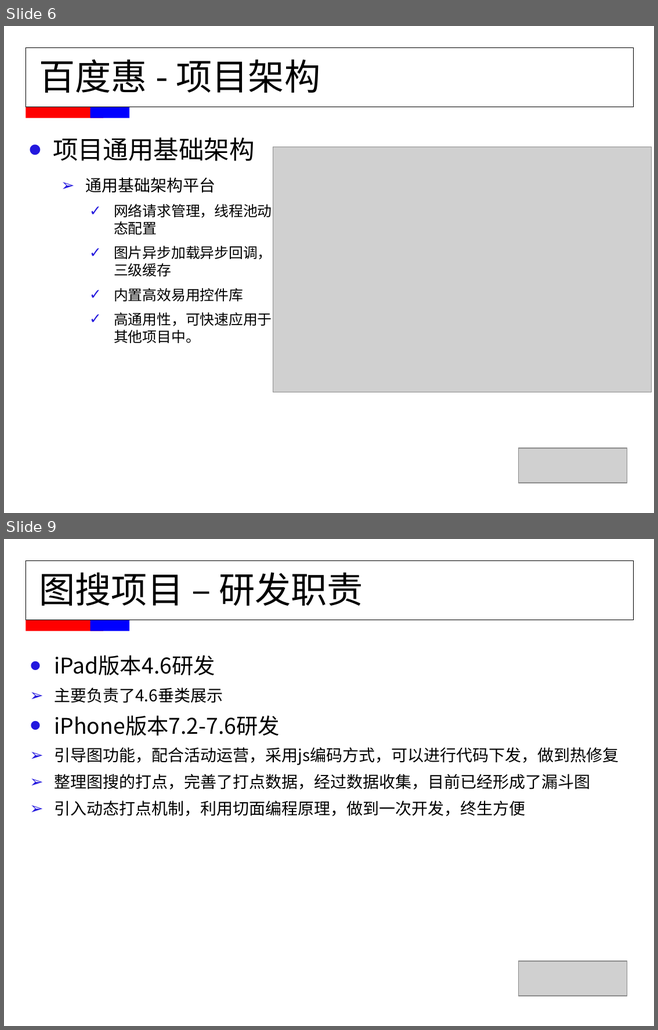
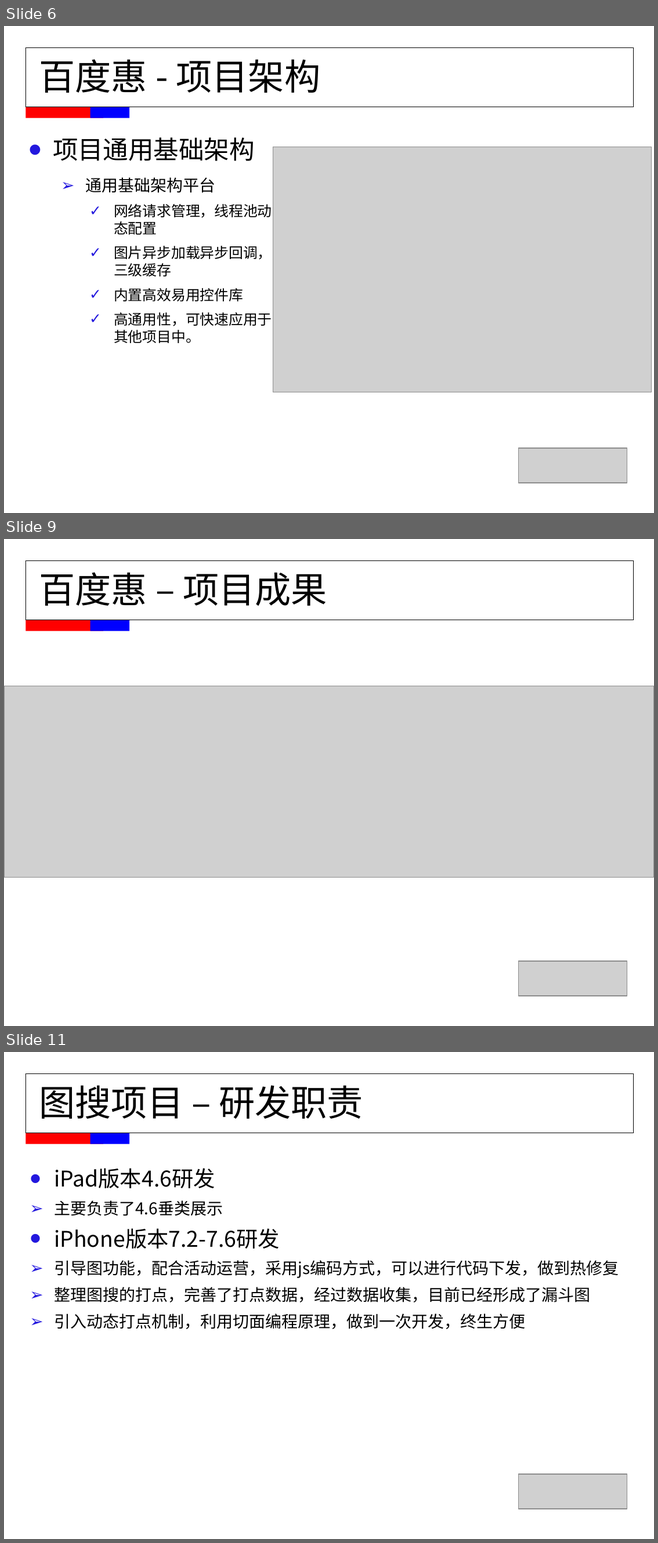
Before and after one commit to FridayAndHoliday/ElenaCodeManager, a slide deck: document/MMS职称评定-董伟平.ppt. Shown one above the other, each under a label of ours: slides 6 and 9 before the commit, slides 6, 9 and 11 after it; the slides between them are not shown. The pictures are 658x1030 and 658x1543 pixels, drawn with LibreOffice and Linux fonts; fonts in the diff are those of the drawing; grey boxes stand for pictures. Boxes give left, top, right and bottom in pixels: in the first picture for what was removed or moved away, otherwise in the second. Text is boxed around its words. In the diff, an @@ line names an element or a change of style, - is before the commit and + after.

```diff
--- a/document/MMS职称评定-董伟平.ppt
+++ b/document/MMS职称评定-董伟平.ppt
@@ slide 9 added at [4,539,654,1026], background #FFFFFF @@
@@ rectangle added at [25,560,633,620], outline #000000 0.74 pt @@
@@ title added at [39,572,327,606], 40 pt, text #000000 @@
+百度惠 – 项目成果
@@ rectangle added at [25,620,103,631], fill #FF0000 @@
@@ rectangle added at [90,620,129,631], fill #0000FF @@
@@ picture added at [4,686,654,878] @@
@@ picture added at [518,961,627,996] @@
@@ what was slide 9 is now slide 11 @@
```
Also in this commit, not shown: 3 slides changed, 1 other slide added, 1 slide removed.
